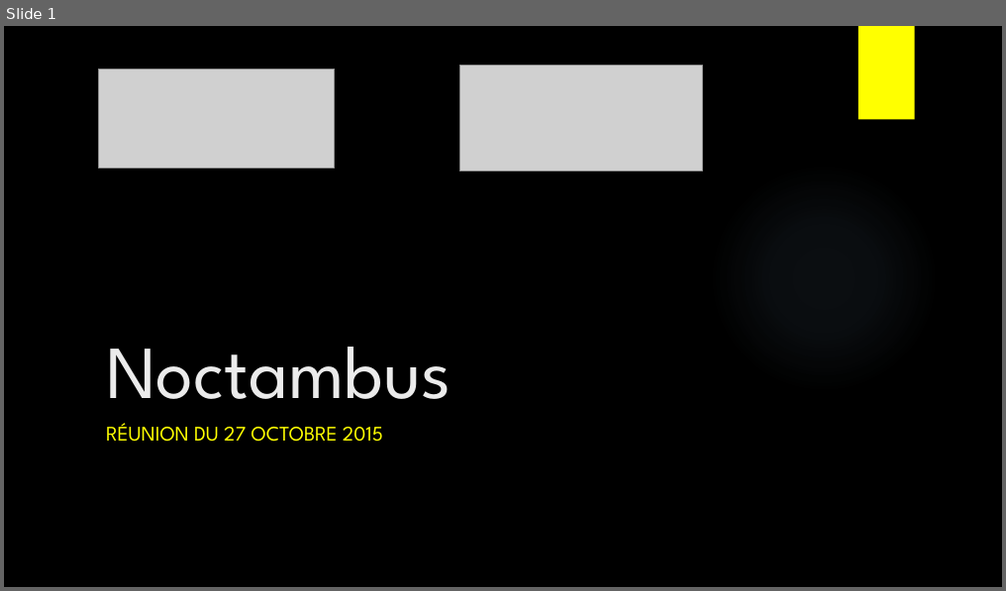
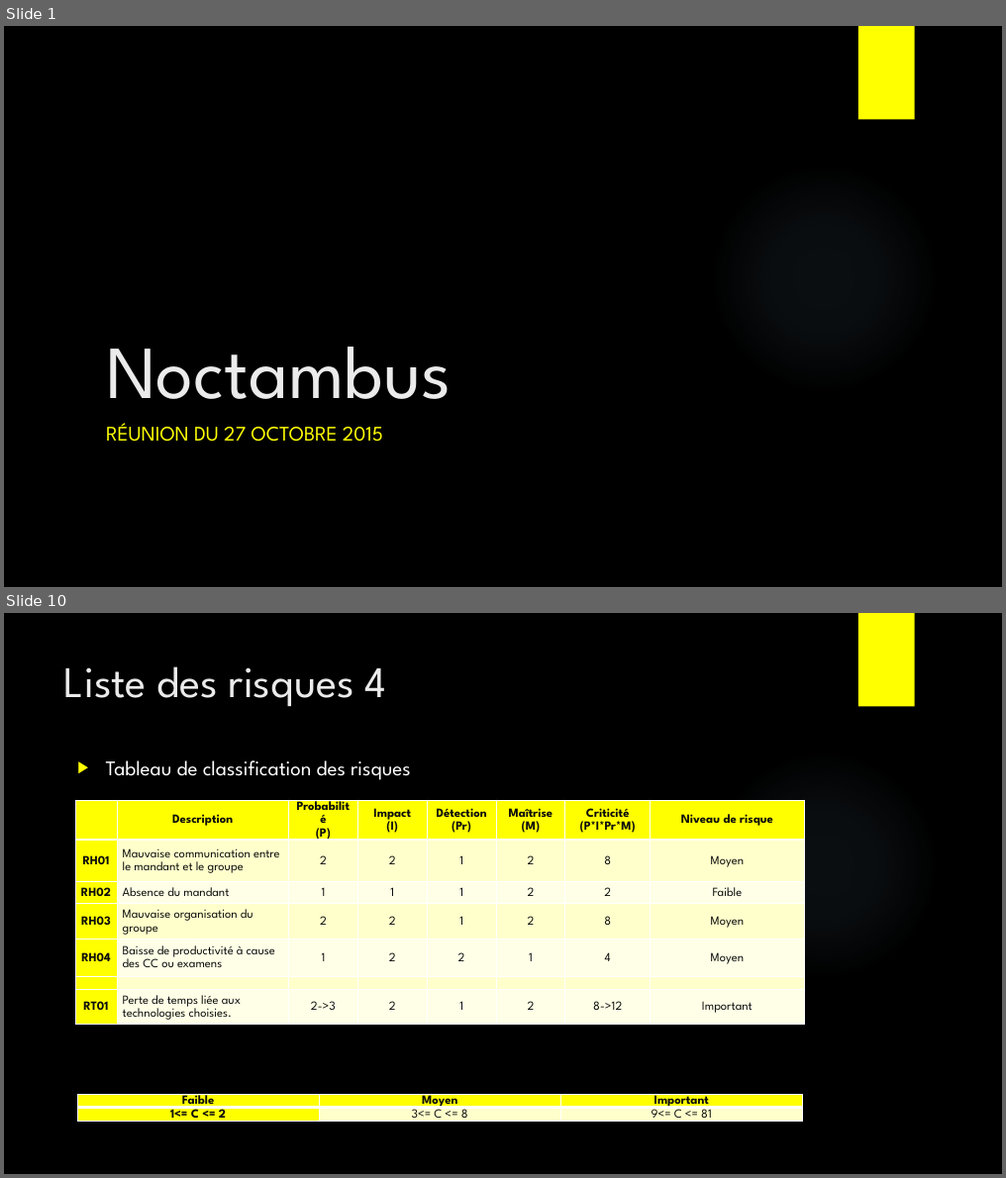
Before and after one commit to anthonypalama/Noctambus, a slide deck: Powerpoint/27.10.2015 - RdvGrep.pptx. Shown one above the other, each under a label of ours: slide 1 before the commit, slides 1 and 10 after it; the slides between them are not shown. The pictures are 1006x591 and 1006x1178 pixels, drawn with LibreOffice and Linux fonts; fonts in the diff are those of the drawing; grey boxes stand for pictures; background and template pictures are left out. Boxes give left, top, right and bottom in pixels: in the first picture for what was removed or moved away, otherwise in the second. Text is boxed around its words. In the diff, an @@ line names an element or a change of style, - is before the commit and + after.

Commit message:
Powerpoint

```diff
--- a/Powerpoint/27.10.2015 - RdvGrep.pptx
+++ b/Powerpoint/27.10.2015 - RdvGrep.pptx
@@ slide 10 added at (4,613,1002,1174), background picture (left out); not listed: 2 template elements that a slide beside it also shows @@
@@ title added at (64,666,387,706), 42 pt, text #EBEBEB @@
+Liste des risques 4
@@ text added at (106,761,411,780), 20 pt, text #FFFFFF @@
+▶ Tableau de classification des risques
@@ table added at (75,800,804,1061), 7 rows, 8 columns @@
+ | Description | Probabilité / (P) | Impact / (I) | Détection / (Pr) | Maîtrise / (M) | Criticité / (P*I*Pr*M) | Niveau de risque
+RH01 | Mauvaise communication entre le mandant et le groupe | 2 | 2 | 1 | 2 | 8 | Moyen
+RH02 | Absence du mandant | 1 | 1 | 1 | 2 | 2 | Faible
+RH03 | Mauvaise organisation du groupe | 2 | 2 | 1 | 2 | 8 | Moyen
+RH04 | Baisse de productivité à cause des CC ou examens | 1 | 2 | 2 | 1 | 4 | Moyen
+ |  |  |  |  |  |  | 
+RT01 | Perte de temps liée aux technologies choisies. | 2->3 | 2 | 1 | 2 | 8->12 | Important
@@ table added at (77,1094,803,1127), 2 rows, 3 columns @@
+Faible | Moyen | Important
+1<= C <= 2 | 3<= C <= 8 | 9<= C <= 81
@@ slide 1 changed as well @@
@@ picture removed at (98,69,334,168) @@
@@ picture removed at (460,65,703,172) @@
```
Also in this commit, not shown: 10 other slides added, 2 slides removed, 2 other files.
